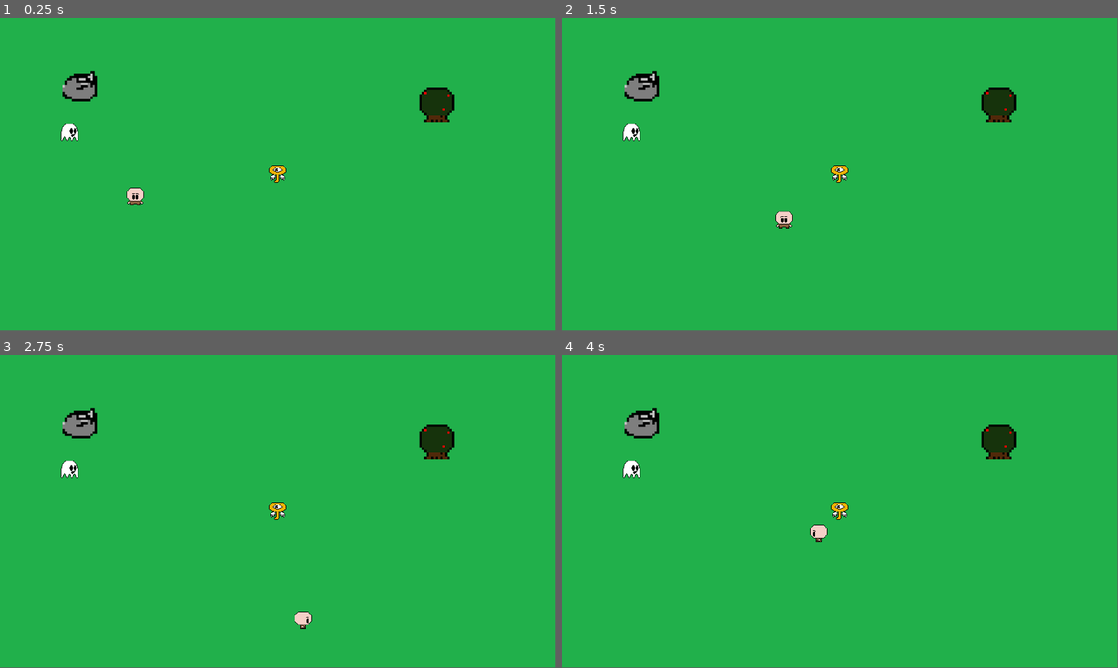
Above: before the commit, frames 1-4 (two rows, left to right).
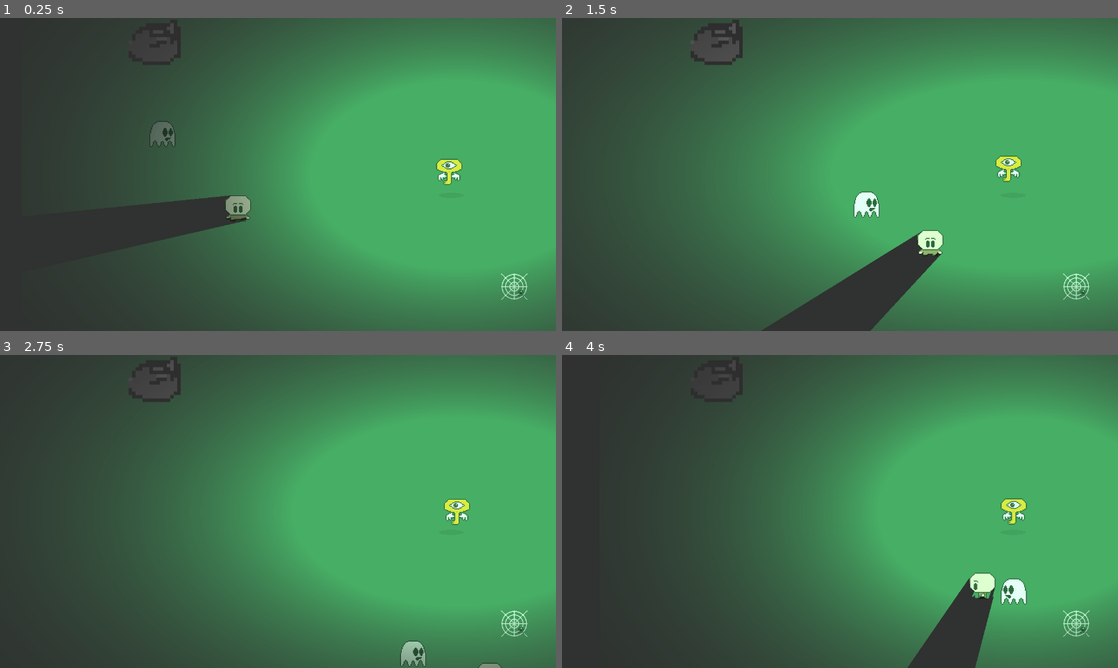
Above: after the commit, the same moments.

Repository: GameJams-fiwon123/GameD3v-OBSESSAO
Game: Godot game, scene res://Scenes/Level1.tscn
The game is run twice, just before and just after one commit, with the same random seed, the same clock (stepped at 60 frames per second) and the same inputs.
Inputs:
- Up to frame 1 (0.25 s): no input
- Up to frame 2 (1.5 s): hold D (right) 0.53-1.28 s; tap Space (jump, bound only after the commit) at 0.6, 0.77, 1.07, 1.35 s; hold S (down) from 1.28 s (still down)
- Up to frame 3 (2.75 s): tap Space (jump, bound only after the commit) at 1.52, 1.82, 2.1 s; release S (down) at 2.03 s; hold D (right) from 2.03 s (still down)
- Up to frame 4 (4 s): release D (right) at 2.78 s; hold W (up) 2.78-3.53 s; tap Space (jump, bound only after the commit) at 2.85, 3.02, 3.32, 3.6, 3.77 s; hold A (left) from 3.53 s (still down)
In our replay, the window is 799x449 before the commit and 800x450 after it. These sizes can differ from the game's own. Grey fills any space a smaller window leaves; there, only what the larger window draws over its background counts as a difference.

The runs differ from the first frame. In frame 1, 100% of the frame differs, in the area x 0-100%, y 0-100%; in frame 2, 100%; in frame 3, 100%; in frame 4, 100%.
Error in both runs: Invalid get index '0' (on base: 'PoolVector2Array'). (res://Scripts/Key.gd:28)

Commit message:
Add light and some obstacles

Diff:
--- /dev/null
+++ b/obsessao/Scenes/Buraco.tscn
@@ -0,0 +1,24 @@
+[gd_scene load_steps=4 format=2]
+
+[ext_resource path="res://Scripts/Buraco.gd" type="Script" id=1]
+[ext_resource path="res://GFX/Buraco.png" type="Texture" id=2]
+
+[sub_resource type="CircleShape2D" id=1]
+radius = 14.5438
+
+[node name="Buraco" type="Area2D"]
+collision_layer = 8
+script = ExtResource( 1 )
+
+[node name="Sprite" type="Sprite" parent="."]
+scale = Vector2( 0.05, 0.05 )
+texture = ExtResource( 2 )
+
+[node name="CollisionShape2D" type="CollisionShape2D" parent="."]
+shape = SubResource( 1 )
+
+[node name="Timer" type="Timer" parent="."]
+wait_time = 0.2
+
+[connection signal="body_entered" from="." to="." method="_on_Buraco_body_entered"]
+[connection signal="timeout" from="Timer" to="." method="_on_Timer_timeout"]
--- a/obsessao/Scenes/Ghost.tscn
+++ b/obsessao/Scenes/Ghost.tscn
@@ -7,6 +7,7 @@
 extents = Vector2( 12.3838, 7.53874 )
 
 [node name="Ghost" type="KinematicBody2D"]
+collision_layer = 4
 script = ExtResource( 1 )
 
 [node name="Sprite" type="Sprite" parent="."]
--- a/obsessao/Scenes/Key.tscn
+++ b/obsessao/Scenes/Key.tscn
@@ -1,18 +1,74 @@
-[gd_scene load_steps=4 format=2]
+[gd_scene load_steps=8 format=2]
 
 [ext_resource path="res://Scripts/Key.gd" type="Script" id=1]
 [ext_resource path="res://GFX/Item_perseguido.png" type="Texture" id=2]
+[ext_resource path="res://GFX/Buraco.png" type="Texture" id=3]
+[ext_resource path="res://Scenes/Light2D.tscn" type="PackedScene" id=4]
 
 [sub_resource type="RectangleShape2D" id=1]
 extents = Vector2( 9.30023, 10.2446 )
 
+[sub_resource type="CircleShape2D" id=2]
+radius = 97.2396
+
+[sub_resource type="Animation" id=3]
+resource_name = "fly"
+loop = true
+tracks/0/type = "value"
+tracks/0/path = NodePath("Sprite:position")
+tracks/0/interp = 1
+tracks/0/loop_wrap = true
+tracks/0/imported = false
+tracks/0/enabled = true
+tracks/0/keys = {
+"times": PoolRealArray( 0, 0.5, 0.7, 0.8 ),
+"transitions": PoolRealArray( 1, 1, 1, 1 ),
+"update": 0,
+"values": [ Vector2( 0, 0 ), Vector2( -5.82515, -6.39396 ), Vector2( 4.43821, -6.6433 ), Vector2( 7.95179, 7.22144 ) ]
+}
+tracks/1/type = "value"
+tracks/1/path = NodePath("Light2D:scale")
+tracks/1/interp = 1
+tracks/1/loop_wrap = true
+tracks/1/imported = false
+tracks/1/enabled = true
+tracks/1/keys = {
+"times": PoolRealArray( 0, 0.5 ),
+"transitions": PoolRealArray( 3.13834, 1 ),
+"update": 0,
+"values": [ Vector2( 1.5, 1 ), Vector2( 2, 1 ) ]
+}
+
 [node name="Key" type="KinematicBody2D"]
+collision_layer = 2
 script = ExtResource( 1 )
 
 [node name="Sprite" type="Sprite" parent="."]
+position = Vector2( -5.82515, -6.39396 )
 scale = Vector2( 0.05, 0.05 )
 texture = ExtResource( 2 )
 
 [node name="CollisionShape2D" type="CollisionShape2D" parent="."]
 position = Vector2( -0.0404167, -0.351236 )
 shape = SubResource( 1 )
+
+[node name="Detector" type="Area2D" parent="."]
+collision_layer = 2
+
+[node name="CollisionShape2D" type="CollisionShape2D" parent="Detector"]
+shape = SubResource( 2 )
+
+[node name="AnimationPlayer" type="AnimationPlayer" parent="."]
+autoplay = "fly"
+anims/fly = SubResource( 3 )
+
+[node name="shadow" type="Sprite" parent="."]
+modulate = Color( 1, 1, 1, 0.168627 )
+position = Vector2( -0.307358, 23.9737 )
+scale = Vector2( 0.05, 0.01 )
+texture = ExtResource( 3 )
+
+[node name="Light2D" parent="." instance=ExtResource( 4 )]
+
+[connection signal="body_entered" from="Detector" to="." method="_on_Detector_body_entered"]
+[connection signal="body_exited" from="Detector" to="." method="_on_Detector_body_exited"]
--- a/obsessao/Scenes/Level1.tscn
+++ b/obsessao/Scenes/Level1.tscn
@@ -6,13 +6,18 @@
 [ext_resource path="res://Scenes/Player.tscn" type="PackedScene" id=4]
 [ext_resource path="res://Scenes/Key.tscn" type="PackedScene" id=5]
 [ext_resource path="res://Scenes/Ghost.tscn" type="PackedScene" id=6]
+[ext_resource path="res://Scenes/Teia.tscn" type="PackedScene" id=7]
+[ext_resource path="res://Scenes/Buraco.tscn" type="PackedScene" id=8]
 
 [sub_resource type="NavigationPolygon" id=1]
-vertices = PoolVector2Array( 402.823, 97.6448, 2108.87, 62.7904, 1893.56, 977.33, 199.818, 969.128 )
+vertices = PoolVector2Array( 79.0388, 83.8196, 9462.43, 74.9933, 9469.21, 945.205, 79.0388, 981.47 )
 polygons = [ PoolIntArray( 0, 1, 2, 3 ) ]
-outlines = [ PoolVector2Array( 402.823, 97.6448, 2108.87, 62.7904, 1893.56, 977.33, 199.818, 969.128 ) ]
+outlines = [ PoolVector2Array( 79.0388, 83.8196, 9462.43, 74.9933, 9469.21, 945.205, 79.0388, 981.47 ) ]
 
 [node name="Level1" type="Node2D"]
+
+[node name="CanvasModulate" type="CanvasModulate" parent="."]
+color = Color( 0.0627451, 0.0627451, 0.0627451, 0.392157 )
 
 [node name="Background" type="Sprite" parent="."]
 texture = ExtResource( 1 )
@@ -37,10 +42,10 @@
 position = Vector2( 1580.96, 326.036 )
 
 [node name="Position2D4" type="Position2D" parent="Navigation2D/Destinations"]
-position = Vector2( 1098.54, 765.352 )
+position = Vector2( 1054.15, 743.872 )
 
 [node name="Position2D6" type="Position2D" parent="Navigation2D/Destinations"]
-position = Vector2( 1416.38, 798.161 )
+position = Vector2( 1340.22, 817.201 )
 
 [node name="Position2D7" type="Position2D" parent="Navigation2D/Destinations"]
 position = Vector2( 1736.26, 705.887 )
@@ -52,12 +57,14 @@
 
 [node name="Player" parent="YSort" instance=ExtResource( 4 )]
 position = Vector2( 486.711, 325.707 )
+z_index = 1
 
 [node name="Key" parent="YSort" instance=ExtResource( 5 )]
-editor/display_folded = true
 position = Vector2( 732.842, 286.845 )
+z_index = 1
 
 [node name="Camera2D" type="Camera2D" parent="YSort/Key"]
+offset = Vector2( -200, 0 )
 current = true
 zoom = Vector2( 0.5, 0.5 )
 limit_left = 0
@@ -69,3 +76,14 @@
 
 [node name="Ghost" parent="YSort" instance=ExtResource( 6 )]
 position = Vector2( 373.042, 214.214 )
+z_index = 1
+
+[node name="Teias" type="Node2D" parent="."]
+
+[node name="Teia" parent="Teias" instance=ExtResource( 7 )]
+position = Vector2( 804.916, 416.024 )
+
+[node name="Buracos" type="Node2D" parent="."]
+
+[node name="Buraco" parent="Buracos" instance=ExtResource( 8 )]
+position = Vector2( 1015.98, 323.857 )
--- /dev/null
+++ b/obsessao/Scenes/Light2D.tscn
@@ -0,0 +1,10 @@
+[gd_scene load_steps=2 format=2]
+
+[ext_resource path="res://Scenes/light.png" type="Texture" id=1]
+
+[node name="Light2D" type="Light2D"]
+position = Vector2( 2.91003, -1.94 )
+scale = Vector2( 2, 1 )
+texture = ExtResource( 1 )
+shadow_enabled = true
+shadow_filter_smooth = 64.0
--- a/obsessao/Scenes/Player.tscn
+++ b/obsessao/Scenes/Player.tscn
@@ -1,8 +1,8 @@
-[gd_scene load_steps=8 format=2]
+[gd_scene load_steps=9 format=2]
 
 [ext_resource path="res://Scripts/Player.gd" type="Script" id=1]
-[ext_resource path="res://GFX/Personagem_RIGHT.png" type="Texture" id=2]
-[ext_resource path="res://GFX/Personagem_LEFT.png" type="Texture" id=3]
+[ext_resource path="res://GFX/Personagem_LEFT.png" type="Texture" id=2]
+[ext_resource path="res://GFX/Personagem_RIGHT.png" type="Texture" id=3]
 [ext_resource path="res://GFX/Personagem_UP.png" type="Texture" id=4]
 [ext_resource path="res://GFX/Personagem_DOWN.png" type="Texture" id=5]
 
@@ -10,12 +10,12 @@
 animations = [ {
 "frames": [ ExtResource( 2 ) ],
 "loop": true,
-"name": "right",
+"name": "left",
 "speed": 5.0
 }, {
 "frames": [ ExtResource( 3 ) ],
 "loop": true,
-"name": "left",
+"name": "right",
 "speed": 5.0
 }, {
 "frames": [ ExtResource( 4 ) ],
@@ -32,6 +32,10 @@
 [sub_resource type="RectangleShape2D" id=2]
 extents = Vector2( 9.21014, 10.5714 )
 
+[sub_resource type="OccluderPolygon2D" id=3]
+cull_mode = 1
+polygon = PoolVector2Array( -14.2588, 2.24302, -15.07, -8.96828, -7.65005, -14.8445, 8.18714, -14.6063, 14.3361, -8.99452, 14.684, 1.90776, 10.0447, 6.54703, 13.2922, 10.2584, 13.0603, 12.2301, 10.5087, 12.3461, 8.421, 10.8384, 8.30502, 14.4338, 3.08584, 14.6657, 2.62191, 12.5781, -2.48128, 12.3461, -3.6411, 14.0858, -8.0484, 14.2018, -8.39635, 10.6064, -10.6, 12.3461, -13.3836, 12.3461, -13.6155, 9.9105, -9.09224, 6.31506 )
+
 [node name="Player" type="KinematicBody2D"]
 script = ExtResource( 1 )
 
@@ -41,5 +45,10 @@
 animation = "down"
 
 [node name="CollisionShape2D" type="CollisionShape2D" parent="."]
-position = Vector2( -0.209343, 3.87292 )
+position = Vector2( -0.695309, 3.87292 )
 shape = SubResource( 2 )
+
+[node name="LightOccluder2D" type="LightOccluder2D" parent="."]
+scale = Vector2( 1, 1 )
+z_as_relative = false
+occluder = SubResource( 3 )
--- /dev/null
+++ b/obsessao/Scenes/Teia.tscn
@@ -0,0 +1,21 @@
+[gd_scene load_steps=4 format=2]
+
+[ext_resource path="res://Scripts/Teia.gd" type="Script" id=1]
+[ext_resource path="res://GFX/Teia_de_aranha.png" type="Texture" id=2]
+
+[sub_resource type="RectangleShape2D" id=1]
+extents = Vector2( 14.9963, 15.8589 )
+
+[node name="Teia" type="Area2D"]
+collision_layer = 8
+script = ExtResource( 1 )
+
+[node name="Sprite" type="Sprite" parent="."]
+scale = Vector2( 0.05, 0.05 )
+texture = ExtResource( 2 )
+
+[node name="CollisionShape2D" type="CollisionShape2D" parent="."]
+shape = SubResource( 1 )
+
+[connection signal="body_entered" from="." to="." method="_on_Teia_body_entered"]
+[connection signal="body_exited" from="." to="." method="_on_Teia_body_exited"]
--- /dev/null
+++ b/obsessao/Scripts/Buraco.gd
@@ -0,0 +1,18 @@
+extends Area2D
+
+var can_jump = false
+var player = null
+
+func _on_Buraco_body_entered(body):
+	body.speed = 0
+	body.global_position = global_position
+	player = body
+	$Timer.start()
+
+func _input(event):
+	if Input.is_action_just_pressed("jump") and can_jump:
+		player.speed = 200
+
+
+func _on_Timer_timeout():
+	can_jump = true
--- a/obsessao/Scripts/Ghost.gd
+++ b/obsessao/Scripts/Ghost.gd
@@ -1,50 +1,19 @@
 extends KinematicBody2D
 
-var speed = 300
+var speed = 150
 
 var motion = Vector2()
 var possible_destination = []
 var path = []
 var destination = Vector2()
 
-export var walk_slowdown = 0.5
-export var nav_stop_treshold = 5
-
-onready var navigation = Global.navigation
-onready var available_destinations = Global.destinations
-
 onready var player = Global.player
 
-# Called when the node enters the scene tree for the first time.
-func _ready():
-	possible_destination = available_destinations.get_children()
-	make_path()
 
 func _process(delta):
-	navigate()
-
-func navigate():
-	var distance_to_destination = position.distance_to(path[0])
-	destination = path[0]
-
-	if distance_to_destination > nav_stop_treshold:
-		move()
+	motion = player.global_position - global_position
+	if motion.x >= 0:
+		$Sprite.flip_h = false
 	else:
-		update_path()
-
-func move():
-	motion = (destination-position).normalized() * (speed * walk_slowdown)
-
-	if is_on_wall():
-		make_path()
-
-	move_and_slide(motion)
-
-func make_path():
-	path = navigation.get_simple_path(global_position, player.global_position, false)
-
-func update_path():
-	if path.size() == 1:
-		make_path()
-	else:
-		path.remove(0)
+		$Sprite.flip_h = true
+	move_and_slide(motion.normalized() * speed)
--- a/obsessao/Scripts/Key.gd
+++ b/obsessao/Scripts/Key.gd
@@ -1,6 +1,6 @@
 extends KinematicBody2D
 
-var speed = 300
+var speed = 200
 
 var motion = Vector2()
 var possible_destination = []
@@ -34,7 +34,7 @@
 		update_path()
 
 func move():
-	motion = (destination-position).normalized() * (speed * walk_slowdown)
+	motion = (destination-position).normalized() * speed
 
 	if is_on_wall():
 		make_path()
@@ -53,3 +53,10 @@
 		make_path()
 	else:
 		path.remove(0)
+
+func _on_Detector_body_entered(body):
+	speed = 300
+
+
+func _on_Detector_body_exited(body):
+	speed = 200
--- /dev/null
+++ b/obsessao/Scripts/Teia.gd
@@ -0,0 +1,8 @@
+extends Area2D
+
+func _on_Teia_body_entered(body):
+	body.speed = 100
+
+
+func _on_Teia_body_exited(body):
+	body.speed = 200
--- a/obsessao/project.godot
+++ b/obsessao/project.godot
@@ -25,8 +25,8 @@
 
 [display]
 
-window/size/width=1920
-window/size/height=1080
+window/size/width=1280
+window/size/height=720
 
 [input]
 
@@ -50,6 +50,18 @@
 "events": [ Object(InputEventKey,"resource_local_to_scene":false,"resource_name":"","device":0,"alt":false,"shift":false,"control":false,"meta":false,"command":false,"pressed":false,"scancode":83,"unicode":0,"echo":false,"script":null)
  ]
 }
+jump={
+"deadzone": 0.5,
+"events": [ Object(InputEventKey,"resource_local_to_scene":false,"resource_name":"","device":0,"alt":false,"shift":false,"control":false,"meta":false,"command":false,"pressed":false,"scancode":32,"unicode":0,"echo":false,"script":null)
+ ]
+}
+
+[layer_names]
+
+2d_physics/layer_1="player"
+2d_physics/layer_2="treasure"
+2d_physics/layer_3="enemie"
+2d_physics/layer_4="objects"
 
 [rendering]
 
Not shown: 1 places in obsessao/Scenes/Level1.tscn that only renumber resources
Binary file added: obsessao/Scenes/light.png
Not shown, added: obsessao/Scenes/light.png.import
